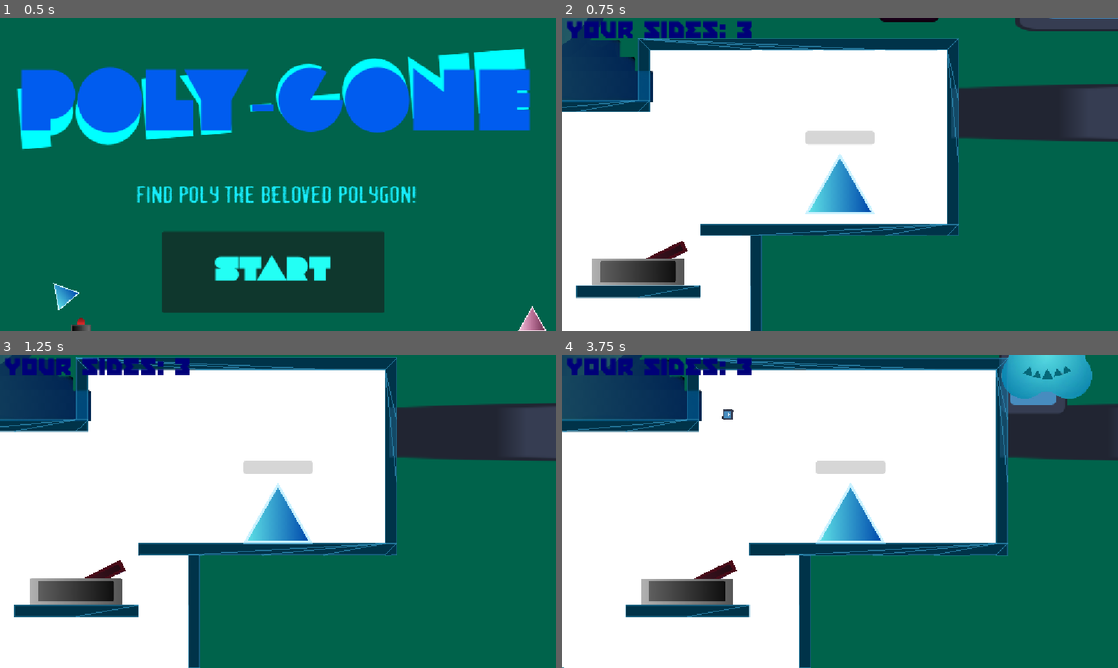
Above: before the commit, frames 1-4 (two rows, left to right).
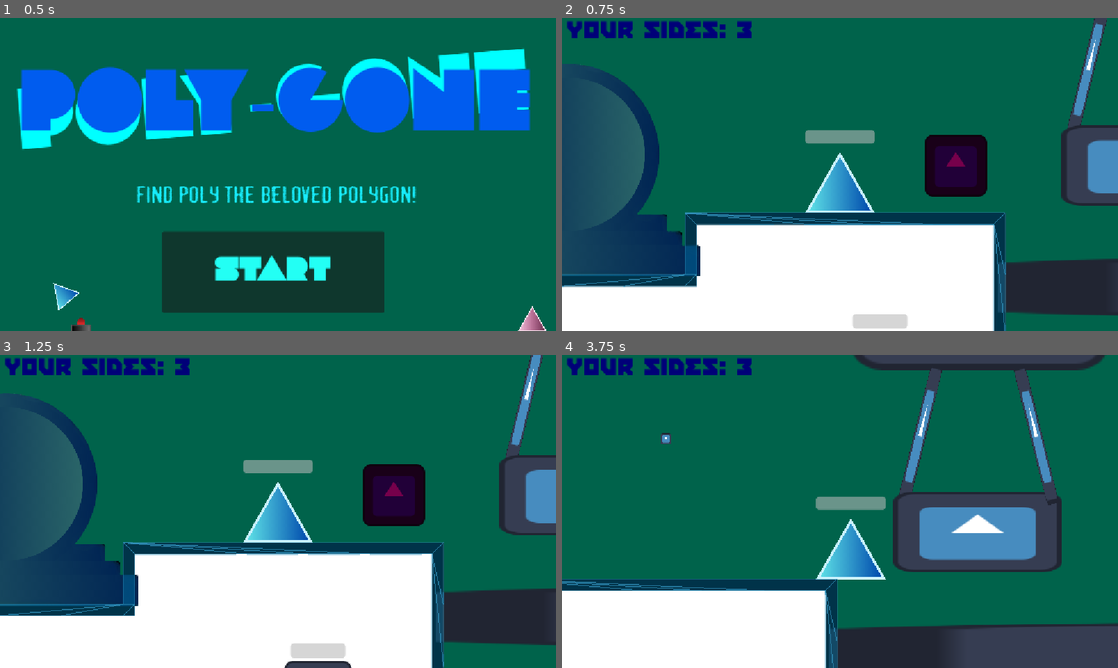
Above: after the commit, the same moments.

Repository: Eldragon126/Shapes
Game: Godot game, scene res://nodes/title_screen.tscn
Same seed, same stepped clock (60 frames per second), same inputs: the game is played once before the commit and once after it. The engine's default icon, where the game draws it, is replaced by a stand-in: a white triangle on a blue panel in a dark square. Sound files missing from this copy of the repository are replaced by a short silence.
Inputs (mouse positions are in pixels of both pictures, inside the frame that each line leads up to):
- Up to frame 1 (0.5 s): no input
- Up to frame 2 (0.75 s): click "Start" at 0.5 s
- Up to frame 3 (1.25 s): no input
- Up to frame 4 (3.75 s): move the mouse to (962, 495) at 1.27 s; hold Right (ui_right) 1.28-2.78 s; tap E (interact_button) at 1.35, 2.3, 3.05, 3.6 s; tap Space (jump) at 1.52, 2.27 s; move the mouse to (728, 527) at 2.02 s; tap Shift (ability_activate) at 2.1 s; move the mouse to (895, 442) at 2.77 s; hold Left (ui_left) 2.78-3.53 s; click (895, 442) at 2.85 s; move the mouse to (812, 574) at 3.52 s; hold Right (ui_right) from 3.53 s (still down)

Frame 1 is identical in both runs. In frame 2, 74% of the frame differs, in the area x 0-100%, y 0-100%; in frame 3, 74%; in frame 4, 75%.

Commit message:
plz don't break github

Diff:
--- a/main_scene.tscn
+++ b/main_scene.tscn
@@ -29,7 +29,7 @@
 
 [node name="player" parent="." instance=ExtResource("2_gyfs4")]
 z_index = 0
-position = Vector2(851, 464)
+position = Vector2(754, 103)
 
 [node name="enemy_triangle2" parent="." instance=ExtResource("1_gyfs4")]
 position = Vector2(44, 715)
@@ -72,13 +72,13 @@
 position = Vector2(1391, 32)
 
 [node name="enemy_triangle" parent="." instance=ExtResource("1_gyfs4")]
-position = Vector2(1934, 177)
+position = Vector2(837, 501)
 
 [node name="Enemy5" parent="." instance=ExtResource("10_wr18j")]
-position = Vector2(3372, 49)
+position = Vector2(3318, 876)
 
 [node name="67Enemy" parent="." instance=ExtResource("11_qwutr")]
-position = Vector2(2272, -347)
+position = Vector2(2318, 785)
 
 [node name="Spike" parent="." instance=ExtResource("12_671wp")]
 position = Vector2(8791, 213)
--- a/nodes/ballon_transition.tscn
+++ b/nodes/ballon_transition.tscn
@@ -7,7 +7,20 @@
 [sub_resource type="RectangleShape2D" id="RectangleShape2D_a6050"]
 size = Vector2(284, 84)
 
+[sub_resource type="Animation" id="Animation_7lrrq"]
+resource_name = "ballon_ui"
+
+[sub_resource type="Animation" id="Animation_6ln5i"]
+length = 0.001
+
+[sub_resource type="AnimationLibrary" id="AnimationLibrary_8glji"]
+_data = {
+&"RESET": SubResource("Animation_6ln5i"),
+&"ballon_ui": SubResource("Animation_7lrrq")
+}
+
 [node name="ballon_transition" type="StaticBody2D"]
+position = Vector2(4, 0)
 collision_layer = 16
 collision_mask = 255
 script = ExtResource("1_j6q8f")
@@ -44,12 +57,16 @@
 shape = SubResource("RectangleShape2D_a6050")
 
 [node name="TextureButton" type="TextureButton" parent="."]
-offset_left = -260.0
-offset_top = -586.0
-offset_right = 252.0
-offset_bottom = -74.0
+offset_left = -265.0
+offset_top = -264.0
+offset_right = 247.0
+offset_bottom = 248.0
 texture_normal = ExtResource("3_7lrrq")
+metadata/_edit_use_anchors_ = true
 
 [node name="AnimationPlayer" type="AnimationPlayer" parent="."]
+libraries = {
+&"": SubResource("AnimationLibrary_8glji")
+}
 
 [connection signal="body_entered" from="Area2D" to="." method="_on_area_2d_body_entered"]
--- a/nodes/lever.tscn
+++ b/nodes/lever.tscn
@@ -1,8 +1,9 @@
-[gd_scene load_steps=10 format=3 uid="uid://d0bjm8fb2mn6"]
+[gd_scene load_steps=11 format=3 uid="uid://d0bjm8fb2mn6"]
 
 [ext_resource type="Texture2D" uid="uid://6bhvi3s08sbn" path="res://assets/LeverBase.png" id="1_eq30r"]
 [ext_resource type="Script" uid="uid://b62rew5bwk7jn" path="res://scripts/lever.gd" id="1_qsmec"]
 [ext_resource type="Texture2D" uid="uid://djn6a3i21pifp" path="res://assets/LeverLever.png" id="2_qsmec"]
+[ext_resource type="FontFile" uid="uid://crw1meh1mb7d1" path="res://assets/Fonts/propaganda.ttf" id="4_1xnuj"]
 
 [sub_resource type="Animation" id="Animation_52vnl"]
 resource_name = "LeverOff"
@@ -138,5 +139,18 @@
 position = Vector2(-0.4075775, -213.51187)
 shape = SubResource("RectangleShape2D_1xnuj")
 
+[node name="CenterContainer" type="CenterContainer" parent="."]
+offset_left = -78.0
+offset_top = 36.0
+offset_right = 78.0
+offset_bottom = 78.0
+
+[node name="Label" type="Label" parent="CenterContainer"]
+z_index = 1
+layout_mode = 2
+theme_override_colors/font_color = Color(0.07450981, 1, 1, 1)
+theme_override_fonts/font = ExtResource("4_1xnuj")
+text = "E to Activate"
+
 [connection signal="area_entered" from="LeverLever/Area2D" to="." method="_on_area_2d_area_entered"]
 [connection signal="body_entered" from="LeverLever/Area2D" to="." method="_on_area_2d_body_entered"]
--- a/scripts/ballon_transition.gd
+++ b/scripts/ballon_transition.gd
@@ -8,11 +8,15 @@
 
 # Called every frame. 'delta' is the elapsed time since the previous frame.
 func _process(delta: float) -> void:
-	pass
+	if $Area2D.get_overlapping_bodies().has(player):
+		if player and Input.is_action_just_pressed("interact_button"):
+			$TextureButton.show()
 
+			Engine.time_scale = 0
+	else:
+		$TextureButton.hide()
 
 
 
 func _on_area_2d_body_entered(body: Node2D) -> void:
-	if body == player:
-		print("player entered")
+		pass
--- a/scripts/lever.gd
+++ b/scripts/lever.gd
@@ -9,6 +9,11 @@
 
 # Called every frame. 'delta' is the elapsed time since the previous frame.
 func _process(delta: float) -> void:
+	if player and global_position.distance_to(player.global_position) < 200:
+		$CenterContainer/Label.show()
+	else:
+		$CenterContainer/Label.hide()
+
 	if player and global_position.distance_to(player.global_position) < 200 and Input.is_action_just_pressed("interact_button") and off == false:
 		$AnimationPlayer.play("LeverOff")
 		await $AnimationPlayer.animation_finished
@@ -17,7 +22,10 @@
 		$AnimationPlayer.play("LeverPull")
 		await $AnimationPlayer.animation_finished
 		off = false
-
+	if off == true:
+		$CenterContainer/Label.text ="E to Activate"
+	else:
+		$CenterContainer/Label.text ="Activated"
 
 
 
--- a/scripts/player.gd
+++ b/scripts/player.gd
@@ -140,9 +140,9 @@
 		else:
 			velocity.x = move_toward(velocity.x, speed * direction * 10, acceleration)
 			if velocity.length() > 100:
-				rotation += direction *0.03
+				rotation += direction *0.2
 			elif velocity.length() > 300:
-				rotation += direction * 0.1
+				rotation += direction * 2
 			print("velocity is " + str(velocity.x))
 			print("velocity is moving toward " + str(speed * direction * 10))
 			print("It should be a circle")
Not shown: 1 places in main_scene.tscn that only renumber resources
Not shown: 1 places in nodes/ballon_transition.tscn that only renumber resources
